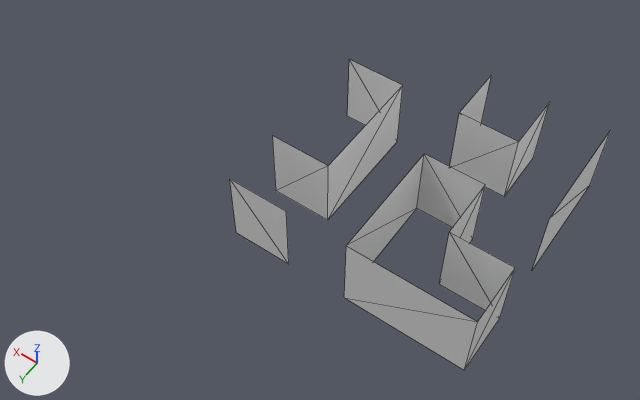
The OBJ model assets/models/map_walls_concrete_c1_1.obj: old version first, new version second.
The view is the same before and after, from a 50 mm camera at (4.64, 3.5, 22.03) aimed at (14.55, -10.36, 0.23). The axes (+X, +Y, +Z) are drawn at lower left. The lights are the same throughout. The picture after the commit comes second. Mesh edges are drawn as thin lines. Where no turn or scale is listed for an object, it has been applied to the vertices. Vertices at exactly the same position are counted once.

In view in the first picture: 'map_walls_concrete_c1_1'.
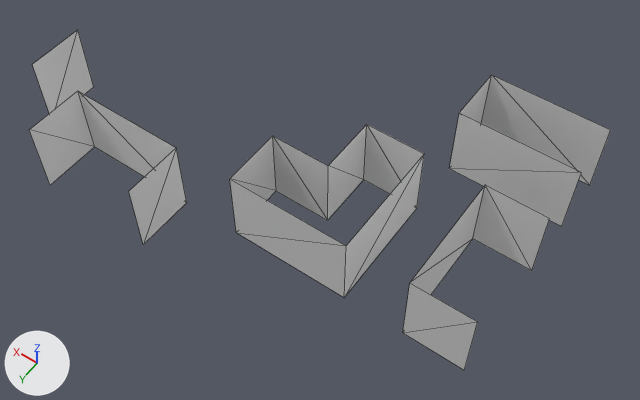
The newer file is also turned or shifted as a whole; pictures and numbers use the older file's frame.

Location of each change, [x1, y1, x2, y2] in pixels of the pictures (640 x 400 px):
'map_walls_concrete_c1_1', reshaped (53% wider, 9% taller): before [230, 59, 610, 370]; after [29, 30, 611, 370]

The change in detail:
me_map_walls_concrete_c1_1 is used by ob_map_walls_concrete_c1_1; location (0.0, 0.0, 0.0).
me_map_walls_concrete_c1_1 had 36 vertices, 28 faces and spanned x 8.0..16.0, y -16.0..-8.0, z 0.0..2.6.
me_map_walls_concrete_c1_1 now has 40 vertices, 32 faces and spans x 8.0..24.0, y -16.0..-6.0, z 0.0..2.6.
Part 1, on me_map_walls_concrete_c1_1:
14 vertices are removed from x 8.0..16.0, y -16.0..-8.0, z 0.0..2.6.
26 faces are deleted.
11 vertices are added at x 8.0..24.0, y -14.0..-6.0, z 0.0..2.6.
7 new vertices lie (0.0, 0.0, 2.6) away from vertices in x 8.0..24.0, y -14.0..-6.0, z 0.0.
30 new faces join them.
